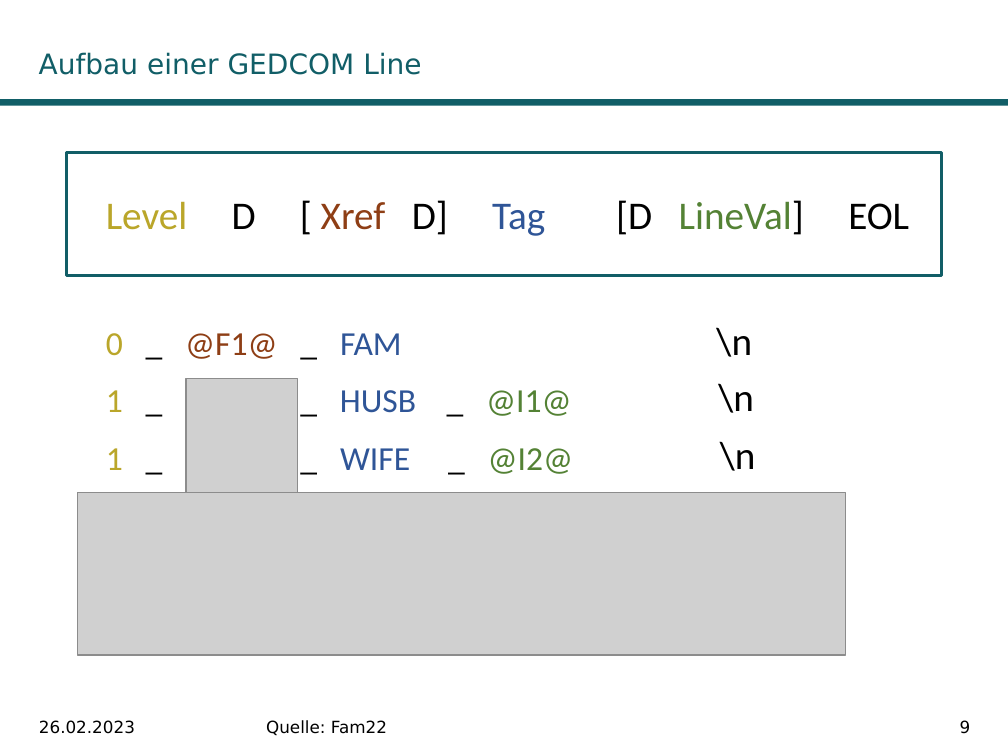
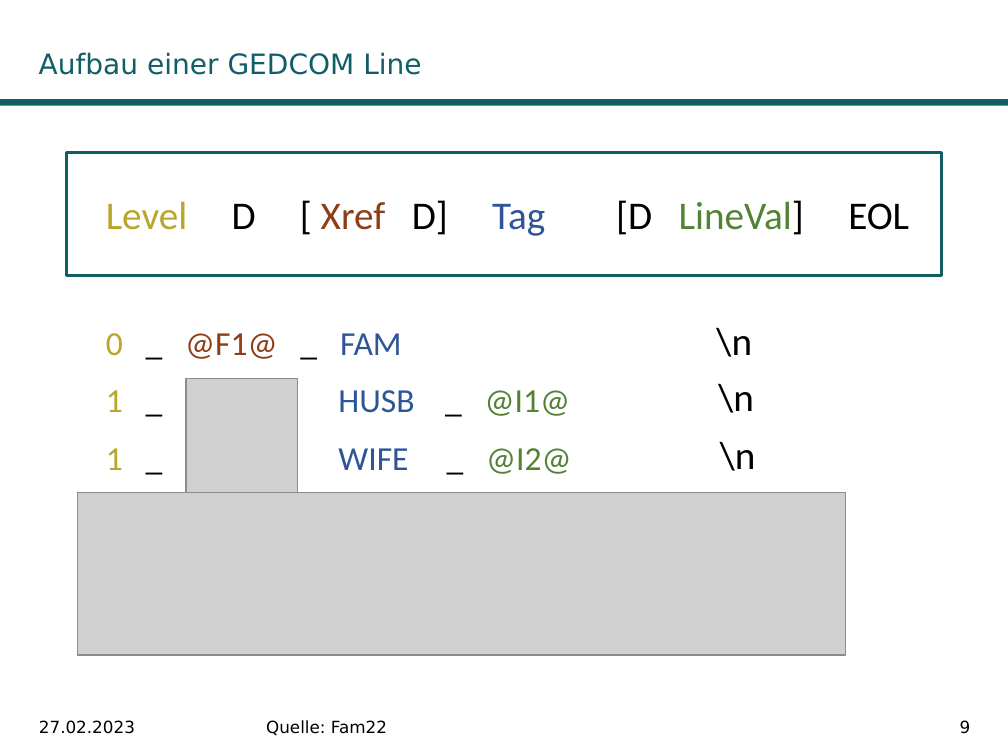
Before and after one commit to DwieDave/gedcom.js, a slide deck: slide 9 of doc/Teamprojekt_GedcomJS_MariusMueller_DavidGruber.pptx. Drawn at 1008x756 pixels with LibreOffice and Linux fonts; fonts in the diff are those of the drawing; grey boxes stand for pictures; background and template pictures are left out. Boxes give left, top, right and bottom in pixels: in the first picture for what was removed or moved away, otherwise in the second. Text is boxed around its words. In the diff, an @@ line names an element or a change of style, - is before the commit and + after.

```diff
--- a/doc/Teamprojekt_GedcomJS_MariusMueller_DavidGruber.pptx
+++ b/doc/Teamprojekt_GedcomJS_MariusMueller_DavidGruber.pptx
@@ text at bbox=[106, 385, 571, 421]: text changed @@
-1 _ @F1@ _ HUSB _ @I1@
+1 _ @F1@ HUSB _ @I1@
@@ text at bbox=[106, 442, 572, 478]: text changed @@
-1 _ @F1@ _ WIFE _ @I2@
+1 _ @F1@ WIFE _ @I2@
@@ text at bbox=[39, 720, 135, 734]: text changed @@
-26.02.2023
+27.02.2023
```
Also in this commit, not shown: 27 other slides changed, 1 slide added, 1 slide removed, 1 other file.
